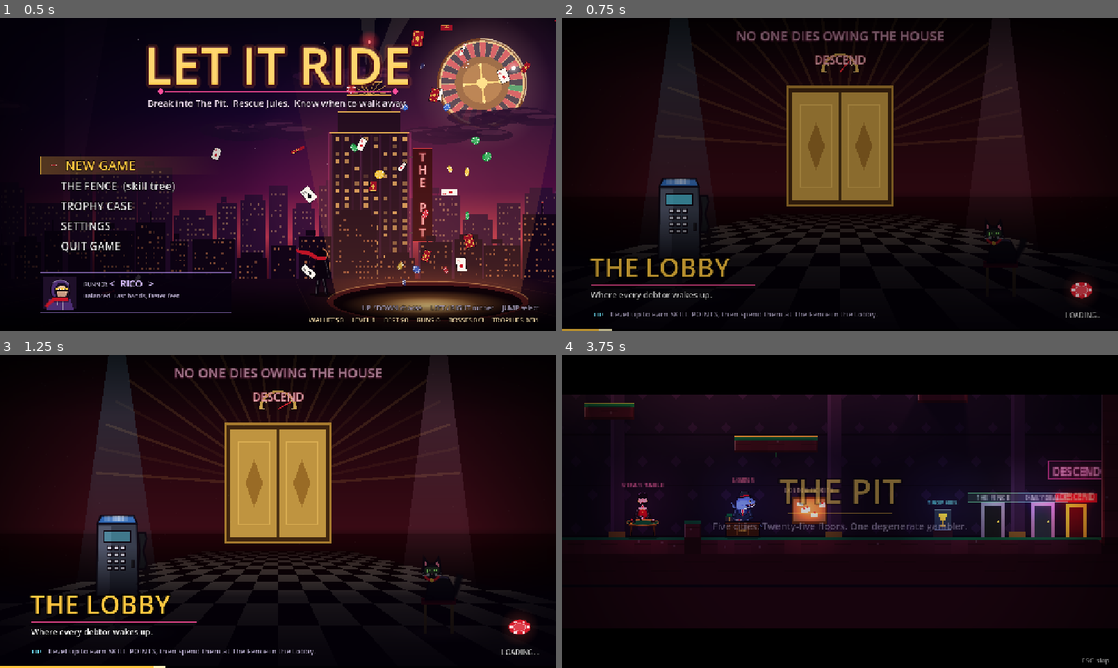
Above: before the commit, frames 1-4 (two rows, left to right).
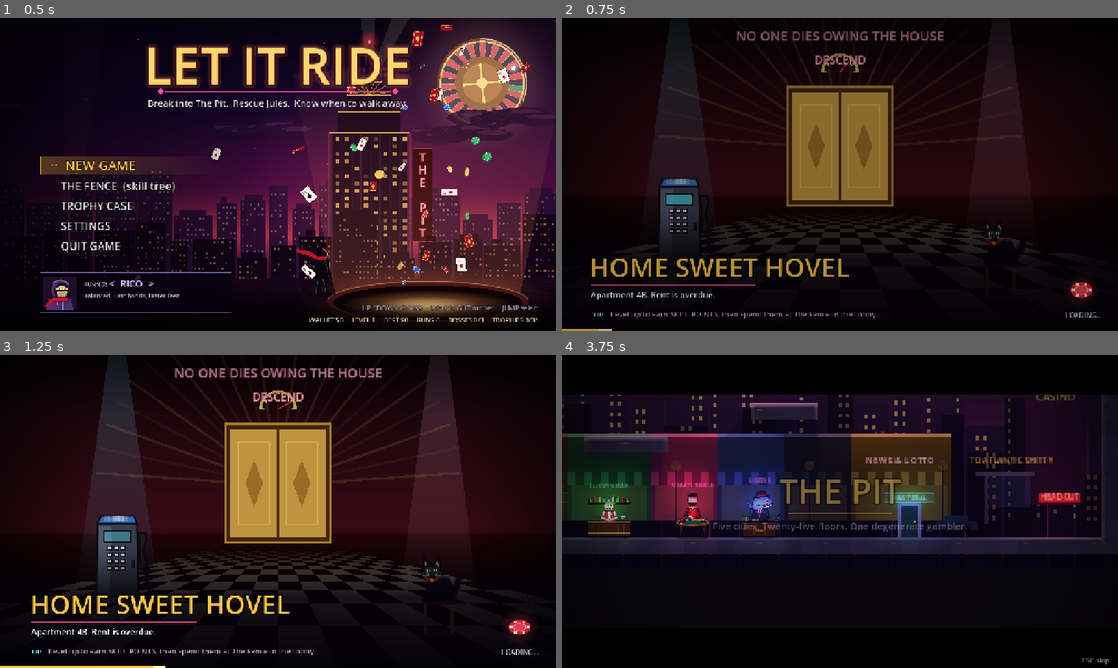
Above: after the commit, the same moments.

Repository: traceiscool2003/let-it-ride
Game: Godot game, scene res://scenes/main.tscn
Two runs of this game, one before a commit and one after it. Both use one fixed random seed, a clock stepped at 60 frames per second and the inputs below.
Inputs (mouse positions are in pixels of both pictures, inside the frame that each line leads up to):
- Up to frame 1 (0.5 s): no input
- Up to frame 2 (0.75 s): tap Enter (confirm) at 0.5, 0.6 s; move the mouse to (962, 158) at 0.52 s; hold D (right) from 0.53 s (still down); hold Space (jump) from 0.53 s (still down); click (962, 158) at 0.67 s
- Up to frame 3 (1.25 s): keep holding D (right); keep holding Space (jump)
- Up to frame 4 (3.75 s): release D (right) at 1.25 s; release Space (jump) at 1.25 s; drag from (728, 527) to (812, 574) at 1.27 s; move the mouse to (895, 442) at 2.02 s; hold A (left) 2.03-2.75 s; hold Space (jump) 2.03-2.75 s; tap F (attack) at 2.1 s; drag from (812, 574) to (673, 464) at 2.77 s; tap R (restart) at 3.5 s; move the mouse to (1006, 558) at 3.52 s; hold D (right) from 3.53 s (still down); hold Space (jump) from 3.53 s (still down); tap 2 (choose2) at 3.6 s

Frame 1 is identical in both runs. In frame 2, 1.6% of the frame differs, in the area x 5-52%, y 76-90%; in frame 3, 1.6%; in frame 4, 25%, in the area x 0-100%, y 12-64%.

Commit message:
Lobby is now Rico's apartment and the street outside, ending at the bus stop

Diff:
--- a/scripts/hud.gd
+++ b/scripts/hud.gd
@@ -994,7 +994,7 @@
 	# --- Lobby panel.
 	var pr := Rect2(16, 14, 380, 110)
 	_panel(pr, Color(1, 0.6, 0.75))
-	_txt(Vector2(34, 44), "THE LOBBY", 26, Color(1, 0.75, 0.85))
+	_txt(Vector2(34, 44), "HOME SWEET HOVEL", 26, Color(1, 0.75, 0.85))
 	_txt(Vector2(34, 74), "WALLET  " + _money(g.wallet), 19, GREEN)
 	_txt(Vector2(214, 74), "BEST  " + _money(g.best), 19, GOLD)
 	_txt(Vector2(34, 104), "RUNS %d     TICKETS %d/%d     HEAT %d" % [g.runs, g.tickets.size(), g.Dialogue.TICKETS.size(), g.heat()], 15, DIM)
@@ -1018,7 +1018,7 @@
 				_txt(sp + Vector2(-20, 9), "!", 26, Color(0.15, 0.05, 0.1), HORIZONTAL_ALIGNMENT_CENTER, 40)
 		# Bouncing arrow over the DESCEND door when that's the goal.
 		var lines: Array = g.objective_lines()
-		if lines.size() > 0 and String(lines[0]).contains("DESCEND"):
+		if lines.size() > 0 and String(lines[0]).contains("bus stop"):
 			var ep: Vector2 = g.to_screen(g.level.exit_pos + Vector2(0, -78))
 			ep.y += sin(t * 6.0) * 7.0
 			draw_colored_polygon(PackedVector2Array([ep + Vector2(-14, -10), ep + Vector2(14, -10), ep + Vector2(0, 8)]), GOLD)
--- a/scripts/level.gd
+++ b/scripts/level.gd
@@ -60,6 +60,10 @@
 	{"wall": Color(0.03, 0.02, 0.07), "motif": Color(0.12, 0.04, 0.16), "seam": Color(0.02, 0.01, 0.05),
 		"tile_a": Color(0.1, 0.08, 0.16), "tile_b": Color(0.07, 0.05, 0.12), "top": Color(0.9, 0.7, 0.25), "edge": Color(1.0, 0.3, 0.7),
 		"moss": false, "mod": Color(0.6, 0.5, 0.75), "ground": Color(0.04, 0.02, 0.08)},
+	# 6: Home (Rico's apartment, then the street outside).
+	{"wall": Color(0.16, 0.12, 0.17), "motif": Color(0.2, 0.15, 0.21), "seam": Color(0.1, 0.07, 0.11),
+		"tile_a": Color(0.36, 0.22, 0.13), "tile_b": Color(0.3, 0.18, 0.1), "top": Color(0.45, 0.3, 0.17), "edge": Color(0.7, 0.5, 0.3),
+		"moss": false, "mod": Color(0.62, 0.56, 0.78), "ground": Color(0.07, 0.06, 0.09)},
 ]
 const ZONE_WORDS := [
 	["777", "BAR", "LUCK", "JACKPOT", "ALL IN", "$$$", "HOUSE", "CASH", "BET", "WIN", "ODDS"],
@@ -496,49 +500,160 @@
 
 ## The hub between runs. Busted debtors wake up here. Characters stand on the
 ## floor as `games` entries; main.gd filters out the ones not unlocked yet.
+## The hub is Rico's apartment (left) and the street outside (right). Walk out the
+## front door at HOME_DOOR and down the block; the bus stop at the end is the start
+## of the climb. Tile x < HOME_DOOR is indoors.
+const HOME_DOOR := 23
+
+
 func generate_lobby(r: RandomNumberGenerator) -> void:
-	w = 50
+	w = 62
 	h = 16
 	is_lobby = true
-	exit_label = "DESCEND"
+	zone = 6
+	exit_label = "HEAD OUT"
 	_setup_common(r, [])
 	for y in range(1, h - 1):
 		for x in range(1, w - 1):
 			grid[idx(x, y)] = EMPTY
 	var fy := h - 2
-	# A few platforms so moving around the hub still feels good.
-	for x in range(9, 14):
+	# Shelves indoors, fire-escape landings outside: platforms to keep movement fun.
+	for x in range(8, 12):
 		grid[idx(x, fy - 4)] = SOLID
-	for x in range(18, 21):
+	for x in range(15, 19):
+		grid[idx(x, fy - 6)] = SOLID
+	for x in range(30, 35):
+		grid[idx(x, fy - 5)] = SOLID
+	for x in range(40, 44):
 		grid[idx(x, fy - 7)] = SOLID
-	for x in range(27, 32):
-		grid[idx(x, fy - 5)] = SOLID
-	for x in range(38, 41):
-		grid[idx(x, fy - 8)] = SOLID
-	grid[idx(24, fy)] = SOLID
 	start_pos = Vector2(3 * T + 8, (fy + 1) * T - 11)
-	exit_pos = Vector2((w - 3) * T + 8, (fy + 1) * T)
+	exit_pos = Vector2((w - 4) * T + 8, (fy + 1) * T)
 	var fl := (fy + 1) * T
 	var spots := [
-		[6, "phone"], [9, "cat"], [13, "lucky"], [17, "jules"], [21, "vera"], [27, "mags"],
-		[31, "tickets"], [35, "board"], [39, "trophies"], [42, "fence"], [45, "daily"],
+		[7, "phone"], [10, "cat"], [13, "tickets"], [20, "trophies"],
+		[27, "fence"], [31, "lucky"], [36, "vera"], [40, "mags"], [44, "jules"], [47, "board"], [49, "daily"],
 	]
-	for s in spots:
-		games.append([Vector2(int(s[0]) * T + 8, fl), s[1]])
-	for x in range(4, w - 4, 6):
-		lamps.append(Vector2(x * T + 8, T))
-	for x in [8, 20, 33, 44]:
-		bg_pillars.append([x * T, T, fl])
-	for x in [5, 15, 25, 36, 47]:
-		banners.append(Vector2(x * T, T))
-	neons.append([Vector2(w * T * 0.5, 4 * T), "THE LOBBY", NEON_COLS[2], 12])
-	neons.append([Vector2(14 * T, 3 * T), "NO ONE DIES OWING THE HOUSE", NEON_COLS[0], 8])
-	neons.append([Vector2(36 * T, 3 * T), "ALL MARKERS PAYABLE ON DEMAND", NEON_COLS[1], 8])
-	neons.append([exit_pos + Vector2(0, -60), "DESCEND", NEON_COLS[0], 10])
-	for x in range(2, w - 2):
-		if rng.randf() < 0.35:
-			grass.append([Vector2(x * T + rng.randf_range(2, 14), fl), rng.randf_range(3, 6), rng.randf()])
+	for sp in spots:
+		games.append([Vector2(int(sp[0]) * T + 8, fl), sp[1]])
+	# Warm lamps at home, cold sodium lamps on the street.
+	for x in [5, 14, 19]:
+		lamps.append(Vector2(x * T + 8, 2 * T))
+	for x in [27, 35, 43, 51, 58]:
+		lamps.append(Vector2(x * T + 8, 3 * T))
+	neons.append([Vector2(30 * T, 3 * T), "OPEN LATE", NEON_COLS[1], 8])
+	neons.append([Vector2(41 * T, 3 * T), "LOANS: NO QUESTIONS", NEON_COLS[0], 8])
 	_finish()
+
+
+## Everything behind the player in the lobby: night sky, skyline, street, and the apartment.
+func _draw_home_bg() -> void:
+	var split := HOME_DOOR * T
+	var hh := h * T
+	var ww := w * T
+	var fl := (h - 1) * T
+	# ---- Night sky over the whole width (visible outside).
+	for i in 16:
+		var k := float(i) / 15.0
+		draw_rect(Rect2(split, i * hh / 16.0, ww - split, hh / 16.0 + 1), Color(0.05, 0.04, 0.14).lerp(Color(0.38, 0.14, 0.32), k * k))
+	for i in 40:
+		var sx := split + fposmod(float(i) * 97.3, ww - split)
+		draw_rect(Rect2(sx, fposmod(float(i) * 41.7, hh * 0.45), 1, 1), Color(1, 1, 1, 0.35 + 0.3 * sin(t * 2.0 + i)))
+	draw_circle(Vector2(split + (ww - split) * 0.82, 40), 14.0, Color(0.95, 0.93, 0.8, 0.9))
+	draw_circle(Vector2(split + (ww - split) * 0.82 + 5, 37), 12.0, Color(0.07, 0.05, 0.16, 0.45))
+	# Skyline: two layers of buildings with lit windows, and a far casino glow.
+	for layer in 2:
+		var col := Color(0.09, 0.06, 0.16) if layer == 0 else Color(0.05, 0.03, 0.1)
+		var x := split + 4.0
+		var seed_i := layer * 13
+		while x < ww:
+			var bw := 22.0 + float((seed_i * 37) % 28)
+			var bh := 70.0 + float((seed_i * 53) % 90) - layer * 18.0
+			draw_rect(Rect2(x, fl - bh - (30 if layer == 0 else 0), bw, bh + 30), col)
+			for wy in range(int(fl - bh - (20 if layer == 0 else 0)), int(fl - 18), 10):
+				for wx in range(int(x) + 3, int(x + bw) - 4, 7):
+					if ((wx * 7 + wy * 13 + seed_i) % 5) < 2:
+						draw_rect(Rect2(wx, wy, 3, 4), Color(1.0, 0.82, 0.45, 0.55 if layer == 0 else 0.3))
+			x += bw + 3.0
+			seed_i += 1
+	# A glowing casino sign on the horizon: where you're headed.
+	var cx := ww - 60.0
+	draw_rect(Rect2(cx - 28, fl - 150, 56, 120), Color(0.12, 0.05, 0.16))
+	draw_rect(Rect2(cx - 28, fl - 150, 56, 4), Color(1.0, 0.3, 0.7))
+	draw_string(ThemeDB.fallback_font, Vector2(cx - 26, fl - 130), "CASINO", HORIZONTAL_ALIGNMENT_CENTER, 52, 10, Color(1.0, 0.85, 0.4, 0.7 + 0.3 * sin(t * 3.0)))
+	# ---- Storefronts behind the street NPCs.
+	var shops := [[25, 29, "PAWN", Color(0.45, 0.35, 0.2)], [29, 34, "", Color(0.2, 0.55, 0.3)], [34, 38, "", Color(0.7, 0.25, 0.45)],
+		[38, 42, "", Color(0.25, 0.35, 0.6)], [42, 46, "", Color(0.2, 0.2, 0.28)], [46, 52, "NEWS & LOTTO", Color(0.6, 0.5, 0.2)]]
+	for sh in shops:
+		var x0: float = float(sh[0]) * T
+		var x1: float = float(sh[1]) * T
+		var c: Color = sh[3]
+		draw_rect(Rect2(x0, fl - 96, x1 - x0, 80), c.darkened(0.55))
+		draw_rect(Rect2(x0 + 4, fl - 56, x1 - x0 - 8, 40), Color(1.0, 0.8, 0.45, 0.14))
+		for i in int((x1 - x0) / 8.0):
+			draw_rect(Rect2(x0 + i * 8.0, fl - 62, 8, 12), c.darkened(0.2) if i % 2 == 0 else c.darkened(0.55))
+		draw_rect(Rect2(x0, fl - 98, x1 - x0, 3), c.lightened(0.2))
+		if sh[2] != "":
+			draw_string(ThemeDB.fallback_font, Vector2(x0, fl - 70), sh[2], HORIZONTAL_ALIGNMENT_CENTER, x1 - x0, 9, Color(1, 0.95, 0.8))
+	# Street furniture: lamp posts, a parked car, a bus stop at the end of the block.
+	for lx in [27, 35, 43, 51]:
+		var px: float = lx * T + 8
+		draw_rect(Rect2(px - 1, fl - 70, 2, 62), Color(0.1, 0.1, 0.13))
+		draw_rect(Rect2(px - 5, fl - 72, 10, 3), Color(0.14, 0.14, 0.18))
+		draw_circle(Vector2(px, fl - 68), 5.0, Color(1.0, 0.7, 0.3, 0.16))
+	draw_rect(Rect2(53 * T - 30, fl - 14, 40, 8), Color(0.12, 0.14, 0.2))
+	draw_rect(Rect2(53 * T - 22, fl - 20, 22, 7), Color(0.14, 0.17, 0.25))
+	draw_circle(Vector2(53 * T - 22, fl - 6), 3.0, Color(0.03, 0.03, 0.05))
+	draw_circle(Vector2(53 * T - 0, fl - 6), 3.0, Color(0.03, 0.03, 0.05))
+	var bx := (w - 8) * T
+	draw_rect(Rect2(bx, fl - 58, 3, 46), Color(0.2, 0.2, 0.25))
+	draw_rect(Rect2(bx - 8, fl - 62, 56, 4), Color(0.25, 0.25, 0.32))
+	draw_rect(Rect2(bx + 4, fl - 58, 40, 30), Color(0.4, 0.7, 0.9, 0.12))
+	draw_string(ThemeDB.fallback_font, Vector2(bx - 20, fl - 70), "TO ATLANTIC SHITTY", HORIZONTAL_ALIGNMENT_CENTER, 90, 8, Color(1.0, 0.85, 0.4))
+	# ---- The apartment (indoors, x < HOME_DOOR).
+	draw_rect(Rect2(0, 0, split, hh), Color(0.17, 0.13, 0.19))
+	for x in range(0, int(split), 12):
+		draw_rect(Rect2(x, 0, 5, hh), Color(0.2, 0.15, 0.22))
+	draw_rect(Rect2(0, fl - 30, split, 2), Color(0.45, 0.3, 0.2))
+	draw_rect(Rect2(0, fl - 28, split, 28), Color(0.12, 0.08, 0.1))
+	# A big window onto the city.
+	var wx0 := 16.0 * T
+	draw_rect(Rect2(wx0 - 2, 36, 74, 70), Color(0.3, 0.22, 0.14))
+	draw_rect(Rect2(wx0, 38, 70, 66), Color(0.07, 0.05, 0.16))
+	for i in 9:
+		draw_rect(Rect2(wx0 + 4 + (i * 17) % 60, 60 + (i * 11) % 38, 3, 4), Color(1.0, 0.8, 0.4, 0.7))
+	draw_rect(Rect2(wx0 + 34, 38, 2, 66), Color(0.3, 0.22, 0.14))
+	draw_rect(Rect2(wx0, 70, 70, 2), Color(0.3, 0.22, 0.14))
+	# Bed (you wake up here).
+	var bx0 := 1.0 * T
+	draw_rect(Rect2(bx0, fl - 26, 62, 20), Color(0.35, 0.2, 0.14))
+	draw_rect(Rect2(bx0 + 2, fl - 36, 58, 14), Color(0.55, 0.15, 0.2))
+	draw_rect(Rect2(bx0 + 2, fl - 40, 16, 8), Color(0.9, 0.88, 0.85))
+	draw_rect(Rect2(bx0, fl - 42, 3, 36), Color(0.3, 0.17, 0.12))
+	draw_rect(Rect2(bx0 + 60, fl - 34, 3, 28), Color(0.3, 0.17, 0.12))
+	# Nightstand, lamp, the payphone's cord.
+	draw_rect(Rect2(5.4 * T, fl - 22, 14, 16), Color(0.3, 0.18, 0.12))
+	draw_rect(Rect2(5.4 * T + 3, fl - 32, 8, 10), Color(1.0, 0.8, 0.4, 0.8))
+	# Wardrobe with a mirror.
+	draw_rect(Rect2(12.4 * T, fl - 74, 30, 70), Color(0.25, 0.15, 0.1))
+	draw_rect(Rect2(12.4 * T + 3, fl - 70, 24, 40), Color(0.6, 0.75, 0.85, 0.5))
+	# Couch and TV.
+	draw_rect(Rect2(19.4 * T, fl - 20, 44, 16), Color(0.3, 0.16, 0.3))
+	draw_rect(Rect2(19.4 * T, fl - 30, 44, 12), Color(0.38, 0.2, 0.38))
+	draw_rect(Rect2(21.2 * T, fl - 48, 26, 16), Color(0.05, 0.05, 0.07))
+	draw_rect(Rect2(21.2 * T + 2, fl - 46, 22, 12), Color(0.3, 0.6, 0.9, 0.5 + 0.25 * sin(t * 6.0)))
+	# Posters: a lucky horseshoe and a crossed-out "STOP GAMBLING" notice.
+	draw_rect(Rect2(8.6 * T, 52, 22, 28), Color(0.7, 0.55, 0.2))
+	draw_rect(Rect2(8.6 * T + 2, 54, 18, 24), Color(0.12, 0.08, 0.1))
+	draw_string(ThemeDB.fallback_font, Vector2(8.6 * T, 70), "ALL IN", HORIZONTAL_ALIGNMENT_CENTER, 22, 6, Color(1, 0.85, 0.4))
+	# Front door (the way out) at the building edge.
+	var dx := split - 18.0
+	draw_rect(Rect2(dx - 2, fl - 62, 26, 62), Color(0.28, 0.17, 0.1))
+	draw_rect(Rect2(dx + 1, fl - 58, 20, 58), Color(0.5, 0.3, 0.16))
+	draw_circle(Vector2(dx + 17, fl - 28), 1.6, Color(1, 0.85, 0.3))
+	draw_string(ThemeDB.fallback_font, Vector2(dx - 6, fl - 66), "APT 4B", HORIZONTAL_ALIGNMENT_CENTER, 38, 7, Color(1, 0.9, 0.7))
+	draw_rect(Rect2(split - 3, 0, 3, hh), Color(0.1, 0.07, 0.1))
+	# Stoop awning outside the door.
+	draw_rect(Rect2(split, fl - 70, 30, 4), Color(0.5, 0.1, 0.15))
 
 
 # ---------------------------------------------------------------- helpers
@@ -860,7 +975,10 @@
 	var dim := rules.has("lights")
 	var lamp_col: Color = [Color(1.0, 0.74, 0.45), Color(1.0, 0.88, 0.55), Color(0.75, 0.88, 1.0), Color(1.0, 0.8, 0.4), Color(1.0, 0.62, 0.3), Color(1.0, 0.45, 0.8)][clampi(zone, 0, 5)]
 	for l in lamps:
-		make_light((l as Vector2) + Vector2(0, 13), lamp_col, 0.35 if dim else 1.25, 1.15, true)
+		var lc := lamp_col
+		if is_lobby:
+			lc = Color(1.0, 0.78, 0.5) if (l as Vector2).x < HOME_DOOR * T else Color(1.0, 0.62, 0.3)
+		make_light((l as Vector2) + Vector2(0, 13), lc, 0.35 if dim else 1.25, 1.15, true)
 	make_light(exit_pos + Vector2(0, -20), Color(1.0, 0.45, 0.3), 1.2, 0.75, true)
 	if not dim:
 		for n in neons:
@@ -938,6 +1056,10 @@
 	draw_rect(Rect2(-160, h * T, w * T + 320, 200), gcol)
 	for x in range(-160, w * T + 160, 32):
 		draw_rect(Rect2(x, h * T + 8 + (x / 32 % 2) * 8, 30, 1), gcol.darkened(0.3))
+	if is_lobby:
+		draw_rect(Rect2(0, 0, w * T, h * T), P["wall"])
+		_draw_home_bg()
+		return
 	# Back wall, patterned per zone.
 	var dc: Color = P["motif"]
 	draw_rect(Rect2(0, 0, w * T, h * T), P["wall"])
@@ -1013,8 +1135,9 @@
 
 
 func draw_tiles(ci: CanvasItem) -> void:
-	_draw_door(ci, start_pos + Vector2(0, 11), Color(0.45, 0.42, 0.5), false)
-	_draw_door(ci, exit_pos, Color(1, 0.78, 0.25), true)
+	if not is_lobby:
+		_draw_door(ci, start_pos + Vector2(0, 11), Color(0.45, 0.42, 0.5), false)
+		_draw_door(ci, exit_pos, Color(1, 0.78, 0.25), true)
 	for y in h:
 		for x in w:
 			var v := grid[idx(x, y)]
@@ -1035,8 +1158,36 @@
 					_draw_crumble(ci, x, y, off)
 
 
+func _draw_home_tile(ci: CanvasItem, x: int, y: int, r: Rect2) -> void:
+	var indoor := x < HOME_DOOR
+	var hsh := ((x * 73856093) ^ (y * 19349663)) & 255
+	var up := not solid(x, y - 1)
+	if indoor:
+		var wood := Color(0.36, 0.22, 0.13).lerp(Color(0.3, 0.18, 0.1), float(hsh % 5) / 5.0)
+		ci.draw_rect(r, wood if up or y > 2 else wood.darkened(0.3))
+		ci.draw_rect(Rect2(r.position + Vector2(5 + hsh % 6, 0), Vector2(1, T)), wood.darkened(0.3))
+		if up:
+			ci.draw_rect(Rect2(r.position, Vector2(T, 3)), Color(0.5, 0.33, 0.19))
+			ci.draw_rect(Rect2(r.position, Vector2(T, 1)), Color(0.75, 0.55, 0.32))
+	else:
+		var con := Color(0.27, 0.27, 0.31).lerp(Color(0.22, 0.22, 0.26), float(hsh % 5) / 5.0)
+		if not up and y <= 2:
+			con = Color(0.2, 0.1, 0.1).lerp(Color(0.26, 0.12, 0.1), float(hsh % 4) / 4.0)   # brick overhang
+		ci.draw_rect(r, con)
+		if up:
+			ci.draw_rect(Rect2(r.position, Vector2(T, 4)), Color(0.4, 0.4, 0.45))
+			ci.draw_rect(Rect2(r.position, Vector2(T, 1)), Color(0.6, 0.6, 0.66))
+			if x % 4 == 0:
+				ci.draw_rect(Rect2(r.position + Vector2(5, 6), Vector2(6, 1)), Color(0.85, 0.7, 0.2, 0.5))
+		elif hsh % 4 == 0:
+			ci.draw_rect(Rect2(r.position + Vector2(2, 3), Vector2(5, 2)), con.darkened(0.25))
+
+
 func _draw_tile(ci: CanvasItem, x: int, y: int, off: Vector2) -> void:
 	var r := Rect2(Vector2(x * T, y * T) + off, Vector2(T, T))
+	if is_lobby:
+		_draw_home_tile(ci, x, y, r)
+		return
 	var hsh := ((x * 73856093) ^ (y * 19349663)) & 255
 	var P := pal()
 	var base: Color = (P["tile_a"] as Color).lerp(P["tile_b"], float(hsh % 7) / 7.0)
--- a/scripts/main.gd
+++ b/scripts/main.gd
@@ -1277,7 +1277,7 @@
 				match title_sel:
 					0:
 						if char_unlocked(char_i):
-							_loading("lobby", "THE LOBBY", "Where every debtor wakes up.", func(): _enter_lobby(false))
+							_loading("lobby", "HOME SWEET HOVEL", "Apartment 4B. Rent is overdue.", func(): _enter_lobby(false))
 						else:
 							Sfx.play("deny")
 					1:
@@ -2918,7 +2918,7 @@
 		_save()
 		_cinematic(_intro_steps(), "play", "intro")
 		return
-	_tip("lobby", "THE LOBBY", "You wake up here after every bust. Talk to anyone with a  !  over their head. The DESCEND door on the far right starts a run.")
+	_tip("lobby", "THE LOBBY", "Home sweet hovel. You wake up in bed after every bust. Step out the front door and walk down the block; talk to anyone with a  !  over their head. The bus stop at the far end starts the climb.")
 	if woke:
 		var ev := "wake_" + last_cause
 		if lost_pot >= 1000:
@@ -2940,7 +2940,7 @@
 	interact_text = ""
 	if pr.intersects(level.exit_rect()):
 		interact_pos = level.exit_pos + Vector2(0, -50)
-		interact_text = "UP: DESCEND INTO THE PIT"
+		interact_text = "UP: CATCH THE BUS TO " + String(Cities.CITIES[0]["name"])
 		if Input.is_action_pressed("up") and player.is_on_floor():
 			_begin_run()
 		return
@@ -3861,7 +3861,7 @@
 		for v in hub_new.values():
 			if v:
 				any_new = true
-		out.append("Take the DESCEND door on the far right to start a run")
+		out.append("Walk out the front door to the bus stop at the end of the block to start a run")
 		if any_new:
 			out.append("Optional: talk to anyone with a  !  over their head")
 		if skill_points > 0:
@@ -4126,7 +4126,7 @@
 
 func _after_intro() -> void:
 	_refresh_hub_new()
-	_tip("lobby", "THE LOBBY", "You wake up here after every bust. Talk to anyone with a  !  over their head. The DESCEND door on the far right starts a run.")
+	_tip("lobby", "HOME", "You wake up here after every bust. Talk to anyone with a  !  over their head. The DESCEND door on the far right starts a run.")
 
 
 # ---------------------------------------------------------------- settings
--- a/scripts/story.gd
+++ b/scripts/story.gd
@@ -11,7 +11,7 @@
 	["RICO", "So I can't die. I just owe you forever. Honestly? Best terms I've ever been offered."],
 	["THE HOUSE", "Now you're getting it."],
 	["MARLOW", "Radio check, Rico. Every chip you grab rides in your Pot. At each door you bank it, or let it ride for double. You'll let it ride. You always let it ride."],
-	["MARLOW", "Talk to the folks up here between runs. Wear something. Anything. When you're ready, take the DESCEND door. And Rico: please don't bet the shoes."],
+	["MARLOW", "Talk to the folks up here between runs. Wear something. Anything. When you're ready, catch the bus at the end of the block. And Rico: please don't bet the shoes."],
 ]
 
 ## Character introductions during the opening cutscene.
--- /dev/null
+++ b/tests/capture_home.gd
@@ -0,0 +1,48 @@
+extends SceneTree
+## Screenshots of the apartment and the street: xvfb-run godot --path . --script res://tests/capture_home.gd
+var main
+var frame := 0
+
+
+func _initialize() -> void:
+	main = load("res://scenes/main.tscn").instantiate()
+	main.save_path = "user://test_home.cfg"
+	DirAccess.remove_absolute(ProjectSettings.globalize_path("user://test_home.cfg"))
+	root.add_child(main)
+
+
+func _shot(n: String) -> void:
+	root.get_viewport().get_texture().get_image().save_png(OS.get_user_data_dir() + "/" + n + ".png")
+
+
+func _put(px: float) -> void:
+	main.player.global_position = Vector2(px * 16.0, main.player.global_position.y)
+	main.camera.global_position = main.player.global_position
+
+
+func _process(_d: float) -> bool:
+	frame += 1
+	match frame:
+		10:
+			main.intro_seen = true
+			main._enter_lobby(false)
+		50:
+			main.dialog.clear()
+			main._dialog_end()
+			main.state = "play"
+			main.banner_t = 0.0
+			main.tip_t = 0.0
+			_put(8)
+		70:
+			_shot("home_a_apartment")
+			_put(19)
+		90:
+			_shot("home_b_door")
+			_put(31)
+		110:
+			_shot("home_c_street")
+			_put(55)
+		130:
+			_shot("home_d_busstop")
+			quit()
+	return false
--- a/tests/systems.gd
+++ b/tests/systems.gd
@@ -73,9 +73,9 @@
 				main._cine_tick(0.05)
 			_skip_cine()
 			check(main.state == "play" and main.bars_target == 0.0, "intro cutscene skips cleanly")
-			check(main.tip_title == "THE LOBBY", "Lobby tip shows after the intro")
+			check(main.tip_title == "HOME", "Lobby tip shows after the intro")
 			check(main.hub_new.get("VERA", false) and main.hub_new.get("MAGS", false), "new-dialogue markers over Vera and Mags")
-			check(String(main.objective_lines()[0]).contains("DESCEND") and String(main.objective_lines()[1]).contains("!"), "objective: DESCEND first, talking is optional")
+			check(String(main.objective_lines()[0]).contains("bus stop") and String(main.objective_lines()[1]).contains("!"), "objective: bus stop first, talking is optional")
 		10:
 			main._hub_interact("phone")
 			check(main.state == "dialog" and main.dialog[0][0] == "MARLOW", "payphone starts Marlow's intro")
Not shown, changed: REDESIGN_CHECKLIST.md
